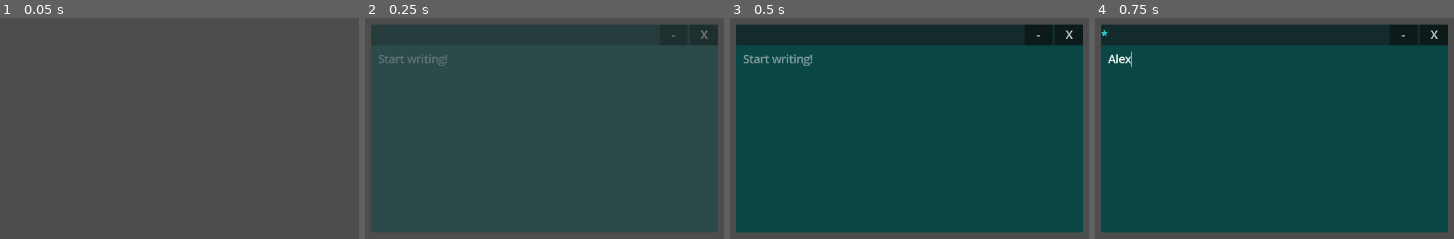
Above: before the commit, frames 1-4 (left to right).
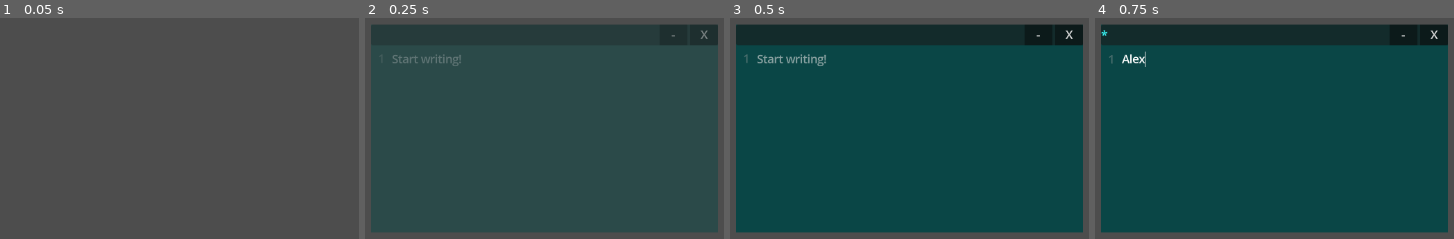
Above: after the commit, the same moments.

Repository: popcar2/GodotOS
Game: Godot game, scene res://Scenes/Window/Text Editor/text_editor.tscn
Two runs of this game, one before a commit and one after it. Both use one fixed random seed, a clock stepped at 60 frames per second and the inputs below. This scene is started directly instead of the project's main scene.
Inputs (mouse positions are in pixels of both pictures, inside the frame that each line leads up to):
- Up to frame 1 (0.05 s): no input
- Up to frame 2 (0.25 s): no input
- Up to frame 3 (0.5 s): no input
- Up to frame 4 (0.75 s): click (1274, 137) at 0.52 s; type "Alex" at 0.6 s

Frame 1 is identical in both runs. In frame 2, 0.3% of the frame differs, in the area x 3-27%, y 16-22%; in frame 3, 0.6%; in frame 4, 0.3%.

Commit message:
Change text editor to CodeEdit to support line numbers, fix crash when saving to non-existant file

Diff:
--- a/Scenes/Window/Text Editor/text_editor.gd
+++ b/Scenes/Window/Text Editor/text_editor.gd
@@ -1,4 +1,4 @@
-extends TextEdit
+extends CodeEdit
 
 var text_edited: bool
 var file_path: String :
@@ -26,13 +26,17 @@
 	if text_edited:
 		return
 
-	if Input.is_action_just_pressed("save"):
-		pass
-
 	text_edited = true
 	$"../../Top Bar/Title Text".text += '*'
 
 func save_file():
+	if !text_edited:
+		return
+
+	if !FileAccess.file_exists("user://files/%s" % file_path):
+		NotificationManager.spawn_notification("[color=fc6c64]Couldn't save text file: File no longer exists")
+		return
+
 	var file: FileAccess = FileAccess.open("user://files/%s" % file_path, FileAccess.WRITE)
 	file.store_string(text)
 
@@ -40,9 +44,8 @@
 	text_edited = false
 
 	var saved_notification: Panel = load("res://Scenes/Window/Text Editor/saved_notification.tscn").instantiate()
-	saved_notification.global_position.y = global_position.y + size.y - saved_notification.size.y
-	saved_notification.global_position.x = global_position.x + size.x - saved_notification.size.x
-	get_tree().current_scene.add_child(saved_notification)
-	#TODO make this the parent?
+	saved_notification.position.y = $"../..".size.y - saved_notification.size.y - 15
+	saved_notification.position.x = $"../..".size.x - saved_notification.size.x - 15
+	$"../..".add_child(saved_notification)
 
 #TODO add warning when someone exits without saving
--- a/Scenes/Window/Text Editor/text_editor.tscn
+++ b/Scenes/Window/Text Editor/text_editor.tscn
@@ -26,7 +26,7 @@
 theme_override_constants/margin_right = 10
 theme_override_constants/margin_bottom = 10
 
-[node name="Text Editor" type="TextEdit" parent="MarginContainer" index="0" groups=["text_editor_window"]]
+[node name="Text Editor" type="CodeEdit" parent="MarginContainer" index="0" groups=["text_editor_window"]]
 unique_name_in_owner = true
 layout_mode = 2
 mouse_filter = 1
@@ -35,8 +35,9 @@
 theme_override_styles/focus = SubResource("StyleBoxEmpty_jhtvb")
 placeholder_text = "Start writing!"
 caret_blink = true
+highlight_all_occurrences = true
 draw_tabs = true
+gutters_draw_line_numbers = true
 script = ExtResource("2_4wajo")
 
 [connection signal="text_changed" from="MarginContainer/Text Editor" to="MarginContainer/Text Editor" method="_on_text_changed"]
-[connection signal="tree_exited" from="MarginContainer/Text Editor" to="MarginContainer/Text Editor" method="_on_tree_exited"]
